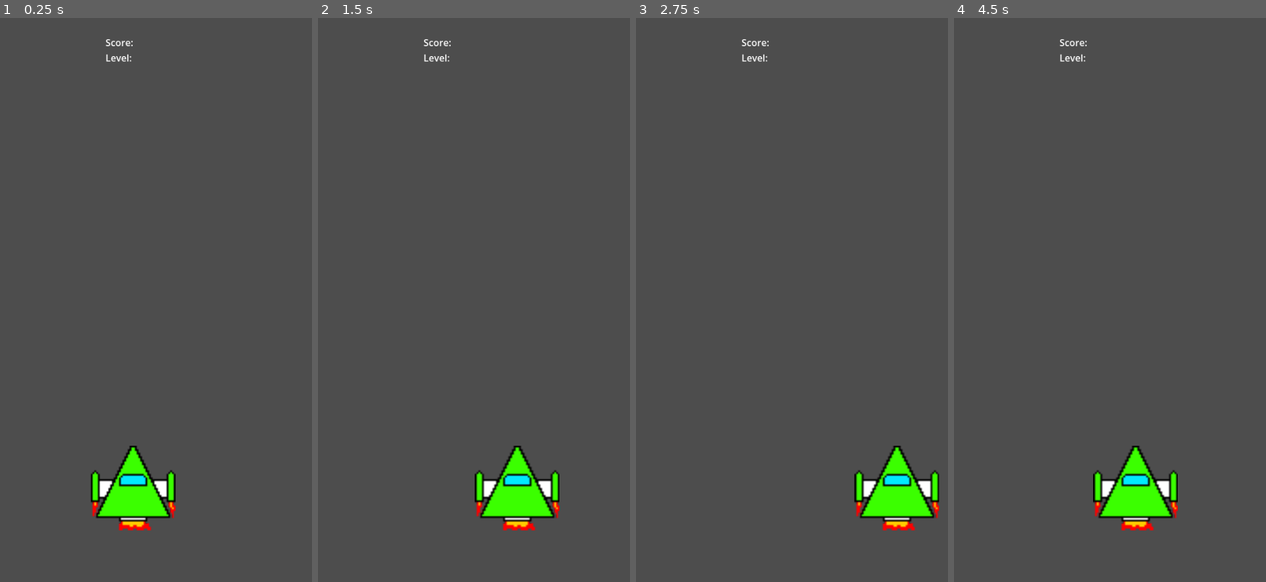
Above: before the commit, frames 1-4 (left to right).
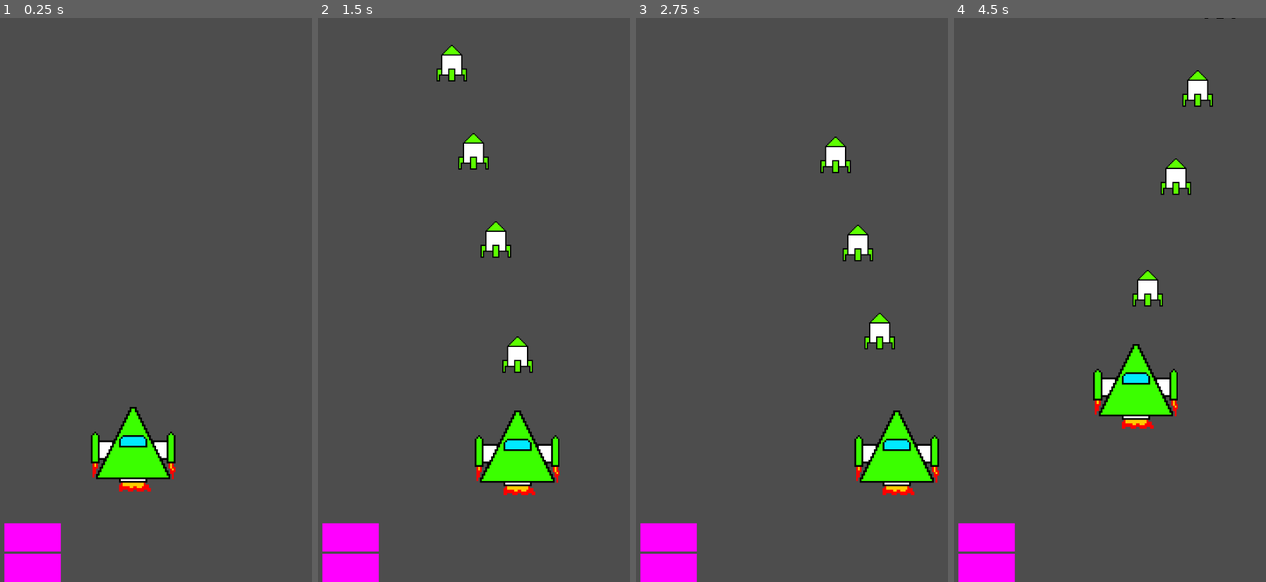
Above: after the commit, the same moments.

Repository: Bartek0x00/Morphing-Mayhem
Game: Godot game, scene res://Scenes/Main.tscn
The game is run twice, just before and just after one commit, with the same random seed, the same clock (stepped at 60 frames per second) and the same inputs.
Inputs:
- Up to frame 1 (0.25 s): no input
- Up to frame 2 (1.5 s): hold Right (right) 0.53-1.28 s; hold Space (shoot) 0.53-1.28 s; hold Down (down, bound only after the commit) from 1.28 s (still down); tap Space (shoot) at 1.35 s
- Up to frame 3 (2.75 s): release Down (down, bound only after the commit) at 2.03 s; hold Right (right) from 2.03 s (still down); hold Space (shoot) from 2.03 s (still down)
- Up to frame 4 (4.5 s): release Right (right) at 2.78 s; release Space (shoot) at 2.78 s; hold Up (up, bound only after the commit) 2.78-3.53 s; tap Space (shoot) at 2.85, 4.35 s; hold Space (shoot) 3.53-4.28 s; hold Left (left) from 3.53 s (still down)

The runs differ from the first frame. In frame 1, 6.0% of the frame differs, in the area x 1-57%, y 3-100%; in frame 2, 7.5%; in frame 3, 7.2%; in frame 4, 8.2%, in the area x 1-91%, y 0-100%.

Commit message:
some

Diff:
--- /dev/null
+++ b/Scenes/Enemy1.tscn
@@ -0,0 +1,38 @@
+[gd_scene load_steps=6 format=3 uid="uid://3taynxbx2ow4"]
+
+[ext_resource type="Texture2D" uid="uid://hlancgr7opxu" path="res://Enemy/Enemy1/Enemy1-1.png" id="1_jikyp"]
+[ext_resource type="Texture2D" uid="uid://bhghc78sawjqk" path="res://Enemy/Enemy1/Enemy1-2.png" id="2_gdx6f"]
+[ext_resource type="Texture2D" uid="uid://tj8oyr54e1ue" path="res://Enemy/Enemy1/Enemy1-3.png" id="3_jk7el"]
+
+[sub_resource type="SpriteFrames" id="SpriteFrames_xsrl6"]
+animations = [{
+"frames": [{
+"duration": 1.0,
+"texture": ExtResource("1_jikyp")
+}, {
+"duration": 1.0,
+"texture": ExtResource("2_gdx6f")
+}, {
+"duration": 1.0,
+"texture": ExtResource("3_jk7el")
+}],
+"loop": true,
+"name": &"default",
+"speed": 5.0
+}]
+
+[sub_resource type="RectangleShape2D" id="RectangleShape2D_rqu7p"]
+size = Vector2(16.3333, 51)
+
+[node name="Enemy1" type="Area2D"]
+metadata/_edit_group_ = true
+
+[node name="Sprite" type="AnimatedSprite2D" parent="."]
+position = Vector2(0.5, 0)
+sprite_frames = SubResource("SpriteFrames_xsrl6")
+autoplay = "default"
+
+[node name="Shape" type="CollisionShape2D" parent="."]
+position = Vector2(0, 6.5)
+scale = Vector2(3, 1)
+shape = SubResource("RectangleShape2D_rqu7p")
--- /dev/null
+++ b/Scenes/Enemy2.tscn
@@ -0,0 +1,37 @@
+[gd_scene load_steps=6 format=3 uid="uid://dmpaneaw1sbby"]
+
+[ext_resource type="Texture2D" uid="uid://mtie427xcktd" path="res://Enemy/Enemy2/Enemy2-1.png" id="1_j1v8u"]
+[ext_resource type="Texture2D" uid="uid://krgnttuvqq8o" path="res://Enemy/Enemy2/Enemy2-2.png" id="2_0l67d"]
+[ext_resource type="Texture2D" uid="uid://3xen11ll7lwc" path="res://Enemy/Enemy2/Enemy2-3.png" id="3_474wp"]
+
+[sub_resource type="SpriteFrames" id="SpriteFrames_rqt3u"]
+animations = [{
+"frames": [{
+"duration": 1.0,
+"texture": ExtResource("1_j1v8u")
+}, {
+"duration": 1.0,
+"texture": ExtResource("2_0l67d")
+}, {
+"duration": 1.0,
+"texture": ExtResource("3_474wp")
+}],
+"loop": true,
+"name": &"default",
+"speed": 5.0
+}]
+
+[sub_resource type="RectangleShape2D" id="RectangleShape2D_mxurp"]
+size = Vector2(63, 56)
+
+[node name="Enemy2" type="Area2D"]
+metadata/_edit_group_ = true
+
+[node name="Sprite" type="AnimatedSprite2D" parent="."]
+position = Vector2(-0.5, 0)
+sprite_frames = SubResource("SpriteFrames_rqt3u")
+autoplay = "default"
+
+[node name="CollisionShape2D" type="CollisionShape2D" parent="."]
+position = Vector2(-0.5, -1)
+shape = SubResource("RectangleShape2D_mxurp")
--- /dev/null
+++ b/Scenes/Enemy3.tscn
@@ -0,0 +1,37 @@
+[gd_scene load_steps=6 format=3 uid="uid://dvklih5aplnqy"]
+
+[ext_resource type="Texture2D" uid="uid://ba4htp5d2nqba" path="res://Enemy/Enemy3/Enemy3-1.png" id="1_lptw1"]
+[ext_resource type="Texture2D" uid="uid://ciluy062wigk3" path="res://Enemy/Enemy3/Enemy3-2.png" id="2_ojxnr"]
+[ext_resource type="Texture2D" uid="uid://lnfdbmmwauvg" path="res://Enemy/Enemy3/Enemy3-3.png" id="3_3g3gv"]
+
+[sub_resource type="SpriteFrames" id="SpriteFrames_424di"]
+animations = [{
+"frames": [{
+"duration": 1.0,
+"texture": ExtResource("1_lptw1")
+}, {
+"duration": 1.0,
+"texture": ExtResource("2_ojxnr")
+}, {
+"duration": 1.0,
+"texture": ExtResource("3_3g3gv")
+}],
+"loop": true,
+"name": &"default",
+"speed": 5.0
+}]
+
+[sub_resource type="RectangleShape2D" id="RectangleShape2D_xjsks"]
+size = Vector2(96, 93)
+
+[node name="Enemy3" type="Area2D"]
+metadata/_edit_group_ = true
+
+[node name="Sprite" type="AnimatedSprite2D" parent="."]
+position = Vector2(1, 0)
+sprite_frames = SubResource("SpriteFrames_424di")
+autoplay = "default"
+
+[node name="CollisionShape2D" type="CollisionShape2D" parent="."]
+position = Vector2(1, -0.5)
+shape = SubResource("RectangleShape2D_xjsks")
--- a/Scenes/Main.tscn
+++ b/Scenes/Main.tscn
@@ -1,25 +1,54 @@
-[gd_scene load_steps=3 format=3 uid="uid://dbe1jjydkwcnr"]
+[gd_scene load_steps=16 format=3 uid="uid://dbe1jjydkwcnr"]
 
 [ext_resource type="PackedScene" uid="uid://boivmjacg4rp" path="res://Scenes/Player.tscn" id="1_anm8u"]
 
 [sub_resource type="SegmentShape2D" id="SegmentShape2D_rcp0f"]
 
+[sub_resource type="WorldBoundaryShape2D" id="WorldBoundaryShape2D_b6fov"]
+
+[sub_resource type="NoiseTexture2D" id="NoiseTexture2D_p4piy"]
+width = 96
+height = 48
+
+[sub_resource type="RectangleShape2D" id="RectangleShape2D_6hs3e"]
+size = Vector2(96, 48)
+
+[sub_resource type="NoiseTexture2D" id="NoiseTexture2D_ra54m"]
+width = 96
+height = 48
+
+[sub_resource type="RectangleShape2D" id="RectangleShape2D_j46g1"]
+size = Vector2(96, 48)
+
+[sub_resource type="NoiseTexture2D" id="NoiseTexture2D_87d1j"]
+width = 96
+height = 48
+
+[sub_resource type="RectangleShape2D" id="RectangleShape2D_8prum"]
+size = Vector2(96, 48)
+
+[sub_resource type="NoiseTexture2D" id="NoiseTexture2D_521ti"]
+width = 314
+height = 96
+
+[sub_resource type="RectangleShape2D" id="RectangleShape2D_773sf"]
+size = Vector2(314, 96)
+
+[sub_resource type="RectangleShape2D" id="RectangleShape2D_bcbsv"]
+
+[sub_resource type="RectangleShape2D" id="RectangleShape2D_5107i"]
+
+[sub_resource type="NoiseTexture2D" id="NoiseTexture2D_v4re1"]
+width = 96
+height = 48
+
+[sub_resource type="RectangleShape2D" id="RectangleShape2D_wx5gr"]
+size = Vector2(96, 48)
+
 [node name="Main" type="Node2D"]
 
-[node name="Score" type="Label" parent="."]
-anchors_preset = 1
-anchor_left = 1.0
-anchor_right = 1.0
-offset_left = 280.0
-offset_top = 30.0
-offset_right = 320.0
-offset_bottom = 53.0
-grow_horizontal = 0
-text = "Score:
-Level:"
-
 [node name="Player" parent="." instance=ExtResource("1_anm8u")]
-position = Vector2(320, 800)
+position = Vector2(320, 734)
 
 [node name="Camera" type="Camera2D" parent="."]
 position = Vector2(320, 480)
@@ -35,3 +64,56 @@
 position = Vector2(640, 0)
 scale = Vector2(1, 96)
 shape = SubResource("SegmentShape2D_rcp0f")
+
+[node name="Up" type="CollisionShape2D" parent="Boundary"]
+position = Vector2(320, 0)
+rotation = 3.14159
+scale = Vector2(4, 1)
+shape = SubResource("WorldBoundaryShape2D_b6fov")
+
+[node name="Left" type="TouchScreenButton" parent="."]
+position = Vector2(0, 912)
+texture_normal = SubResource("NoiseTexture2D_p4piy")
+shape = SubResource("RectangleShape2D_6hs3e")
+action = "left"
+visibility_mode = 1
+
+[node name="Right" type="TouchScreenButton" parent="."]
+position = Vector2(200, 912)
+texture_normal = SubResource("NoiseTexture2D_ra54m")
+shape = SubResource("RectangleShape2D_j46g1")
+action = "right"
+visibility_mode = 1
+
+[node name="Down" type="TouchScreenButton" parent="."]
+position = Vector2(100, 912)
+texture_normal = SubResource("NoiseTexture2D_87d1j")
+shape = SubResource("RectangleShape2D_8prum")
+action = "down"
+
+[node name="Shoot" type="TouchScreenButton" parent="."]
+position = Vector2(301, 864)
+scale = Vector2(1.07962, 1)
+texture_normal = SubResource("NoiseTexture2D_521ti")
+shape = SubResource("RectangleShape2D_773sf")
+action = "shoot"
+visibility_mode = 1
+
+[node name="Limit" type="StaticBody2D" parent="."]
+collision_mask = 2
+
+[node name="Upper" type="CollisionShape2D" parent="Limit"]
+position = Vector2(320, 480)
+scale = Vector2(32, 1)
+shape = SubResource("RectangleShape2D_bcbsv")
+
+[node name="Bottom" type="CollisionShape2D" parent="Limit"]
+position = Vector2(320, 848)
+scale = Vector2(32, 1)
+shape = SubResource("RectangleShape2D_5107i")
+
+[node name="Up" type="TouchScreenButton" parent="."]
+position = Vector2(100, 860)
+texture_normal = SubResource("NoiseTexture2D_v4re1")
+shape = SubResource("RectangleShape2D_wx5gr")
+action = "up"
--- a/Scenes/Player.tscn
+++ b/Scenes/Player.tscn
@@ -76,3 +76,6 @@
 position = Vector2(0.500004, 8.5)
 scale = Vector2(6, 6)
 shape = SubResource("RectangleShape2D_ddlar")
+
+[node name="Marker" type="Marker2D" parent="."]
+position = Vector2(0, -96)
--- a/Scenes/Player_bullet.tscn
+++ b/Scenes/Player_bullet.tscn
@@ -1,22 +1,37 @@
-[gd_scene load_steps=4 format=3 uid="uid://bj0s4c4j64g84"]
+[gd_scene load_steps=7 format=3 uid="uid://bj0s4c4j64g84"]
 
 [ext_resource type="Script" path="res://Scripts/Player_bullet.gd" id="1_0m6td"]
-[ext_resource type="Texture2D" uid="uid://ln2g7n3i187q" path="res://icon.svg" id="1_orfjg"]
+[ext_resource type="Texture2D" uid="uid://drok40vbv0lay" path="res://Player/POCISK.png" id="2_vpeig"]
+[ext_resource type="Texture2D" uid="uid://dfn47hhg7hvu0" path="res://Player/POCISK-2.png" id="3_joa0p"]
+[ext_resource type="Texture2D" uid="uid://uig4q3g1vq3k" path="res://Player/POCISK-3.png" id="4_geqsk"]
 
 [sub_resource type="RectangleShape2D" id="RectangleShape2D_3u3qb"]
 
-[node name="Player_bullet" type="RigidBody2D"]
-gravity_scale = 0.0
+[sub_resource type="SpriteFrames" id="SpriteFrames_lnk7u"]
+animations = [{
+"frames": [{
+"duration": 1.0,
+"texture": ExtResource("2_vpeig")
+}, {
+"duration": 1.0,
+"texture": ExtResource("3_joa0p")
+}, {
+"duration": 1.0,
+"texture": ExtResource("4_geqsk")
+}],
+"loop": true,
+"name": &"default",
+"speed": 5.0
+}]
+
+[node name="Player_bullet" type="Area2D"]
 script = ExtResource("1_0m6td")
 metadata/_edit_group_ = true
-
-[node name="Sprite" type="Sprite2D" parent="."]
-scale = Vector2(0.5, 0.5)
-texture = ExtResource("1_orfjg")
 
 [node name="Shape" type="CollisionShape2D" parent="."]
 scale = Vector2(3, 3)
 shape = SubResource("RectangleShape2D_3u3qb")
 
-[node name="Notifier" type="VisibleOnScreenNotifier2D" parent="."]
-scale = Vector2(3, 3)
+[node name="Sprite" type="AnimatedSprite2D" parent="."]
+scale = Vector2(2, 2)
+sprite_frames = SubResource("SpriteFrames_lnk7u")
--- /dev/null
+++ b/Scripts/Bomb.gd
@@ -0,0 +1,12 @@
+extends Area2D
+
+@export var speed: int = 300
+
+func _ready():
+	body_entered.connect(_on_body_entered)
+
+func _physics_process(delta):
+	position.y += speed * delta
+
+func _on_body_entered() -> void:
+	queue_free()
--- /dev/null
+++ b/Scripts/Enemy.gd
@@ -0,0 +1,11 @@
+extends Node
+
+
+# Called when the node enters the scene tree for the first time.
+func _ready():
+	pass # Replace with function body.
+
+
+# Called every frame. 'delta' is the elapsed time since the previous frame.
+func _process(delta):
+	pass
--- a/Scripts/Player.gd
+++ b/Scripts/Player.gd
@@ -2,13 +2,32 @@
 
 @export var speed: int = 150
 @export var level: int = 1
+@export var cooldown: float = 0.25
 const MAX_LEVEL: int = 3
+var lastTime: float = 0
 
-func _physics_process(delta):
+func shoot():
+	var currentTime = Time.get_ticks_msec() / 1000.0
+	if currentTime - lastTime >= cooldown:
+		var bullet = preload("res://Scenes/Player_bullet.tscn").instantiate()
+		bullet.position = $Marker.global_position
+		get_parent().add_child(bullet)
+		lastTime = currentTime
+
+func _physics_process(_delta):
+	if Input.is_action_pressed("shoot"):
+		shoot()
 	if Input.is_action_pressed("left"):
 		velocity.x = -speed
 	elif Input.is_action_pressed("right"):
 		velocity.x = speed
 	else:
 		velocity.x = 0
+	if Input.is_action_pressed("up"):
+		velocity.y = -speed
+	elif Input.is_action_pressed("down"):
+		velocity.y = speed
+	else:
+		velocity.y = 0
+	velocity.clamp(Vector2(-speed, -speed), Vector2(speed, speed))
 	move_and_slide()
--- a/Scripts/Player_bullet.gd
+++ b/Scripts/Player_bullet.gd
@@ -1,11 +1,13 @@
-extends RigidBody2D
+extends Area2D
+
+@export var speed: int = 600
 
 func _ready():
-	$Notifier.screen_exited.connect(_on_screen_exited)
+	$Sprite.frame = Score.level - 1
 	body_entered.connect(_on_body_entered)
 
-func _on_screen_exited() -> void:
-	queue_free()
+func _physics_process(delta):
+	position.y -= delta * speed
 
 func _on_body_entered() -> void:
 	queue_free()
--- /dev/null
+++ b/Scripts/Score.gd
@@ -0,0 +1,4 @@
+extends Node
+
+const MAX_LEVEL: int = 3
+var level: int = 1
--- a/Scripts/Settings.gd
+++ /dev/null
@@ -1,8 +0,0 @@
-extends Node
-
-enum Controlling {
-	PIVOT,
-	MOVE
-}
-
-var control_method: Controlling = Controlling.MOVE
--- a/project.godot
+++ b/project.godot
@@ -17,13 +17,15 @@
 
 [autoload]
 
-Settings="*res://Scripts/Settings.gd"
 F12Handler="*res://Scripts/F12Handler.gd"
+Score="*res://Scripts/Score.gd"
 
 [display]
 
 window/size/viewport_width=640
 window/size/viewport_height=960
+window/stretch/mode="viewport"
+window/stretch/aspect="ignore"
 window/handheld/orientation=1
 window/vsync/vsync_mode=2
 
@@ -32,7 +34,6 @@
 shoot={
 "deadzone": 0.5,
 "events": [Object(InputEventKey,"resource_local_to_scene":false,"resource_name":"","device":-1,"window_id":0,"alt_pressed":false,"shift_pressed":false,"ctrl_pressed":false,"meta_pressed":false,"pressed":false,"keycode":0,"physical_keycode":32,"key_label":0,"unicode":32,"echo":false,"script":null)
-, Object(InputEventMouseButton,"resource_local_to_scene":false,"resource_name":"","device":-1,"window_id":0,"alt_pressed":false,"shift_pressed":false,"ctrl_pressed":false,"meta_pressed":false,"button_mask":1,"position":Vector2(249, 8),"global_position":Vector2(253, 49),"factor":1.0,"button_index":1,"canceled":false,"pressed":true,"double_click":false,"script":null)
 ]
 }
 left={
@@ -50,3 +51,17 @@
 "events": [Object(InputEventKey,"resource_local_to_scene":false,"resource_name":"","device":-1,"window_id":0,"alt_press …(182 unchanged characters)…
 ]
 }
+up={
+"deadzone": 0.5,
+"events": [Object(InputEventKey,"resource_local_to_scene":false,"resource_name":"","device":0,"window_id":0,"alt_pressed":false,"shift_pressed":false,"ctrl_pressed":false,"meta_pressed":false,"pressed":false,"keycode":0,"physical_keycode":4194320,"key_label":0,"unicode":0,"echo":false,"script":null)
+]
+}
+down={
+"deadzone": 0.5,
+"events": [Object(InputEventKey,"resource_local_to_scene":false,"resource_name":"","device":0,"window_id":0,"alt_pressed":false,"shift_pressed":false,"ctrl_pressed":false,"meta_pressed":false,"pressed":false,"keycode":0,"physical_keycode":4194322,"key_label":0,"unicode":0,"echo":false,"script":null)
+]
+}
+
+[rendering]
+
+textures/canvas_textures/default_texture_filter=0
Renamed: gamejamv2/BOMBA.png -> Enemy/Bomb.png
Not shown, added: Enemy/Bomb.png.import
Renamed: gamejamv2/PRZECIWNIK-KLATKA-1.png -> Enemy/Enemy1/Enemy1-1.png
Not shown, added: Enemy/Enemy1/Enemy1-1.png.import
Renamed: gamejamv2/PRZECIWNIK-KLATKA-2.png -> Enemy/Enemy1/Enemy1-2.png
Not shown, added: Enemy/Enemy1/Enemy1-2.png.import
Renamed: gamejamv2/PRZECIWNIK-KLATKA-3.png -> Enemy/Enemy1/Enemy1-3.png
Not shown, added: Enemy/Enemy1/Enemy1-3.png.import
Renamed: gamejamv2/New_piskel.png -> Enemy/Enemy2/Enemy2-1.png
Not shown, added: Enemy/Enemy2/Enemy2-1.png.import
Renamed: gamejamv2/PRZECIWNIK-2-KLATKA-2.png -> Enemy/Enemy2/Enemy2-2.png
Not shown, added: Enemy/Enemy2/Enemy2-2.png.import
(and 18 more such lines)
